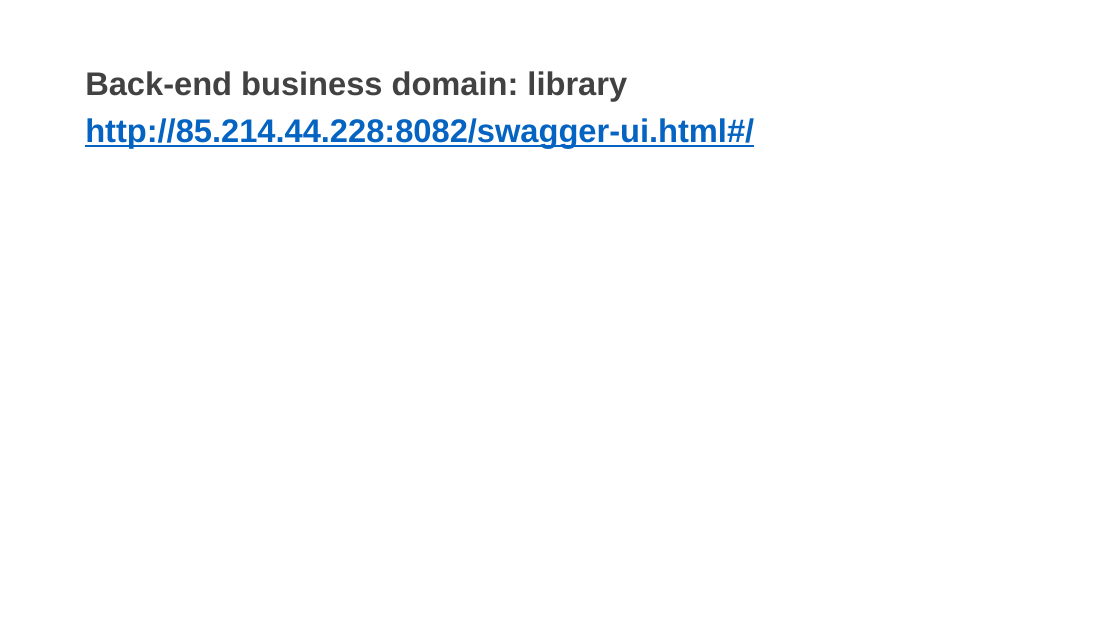
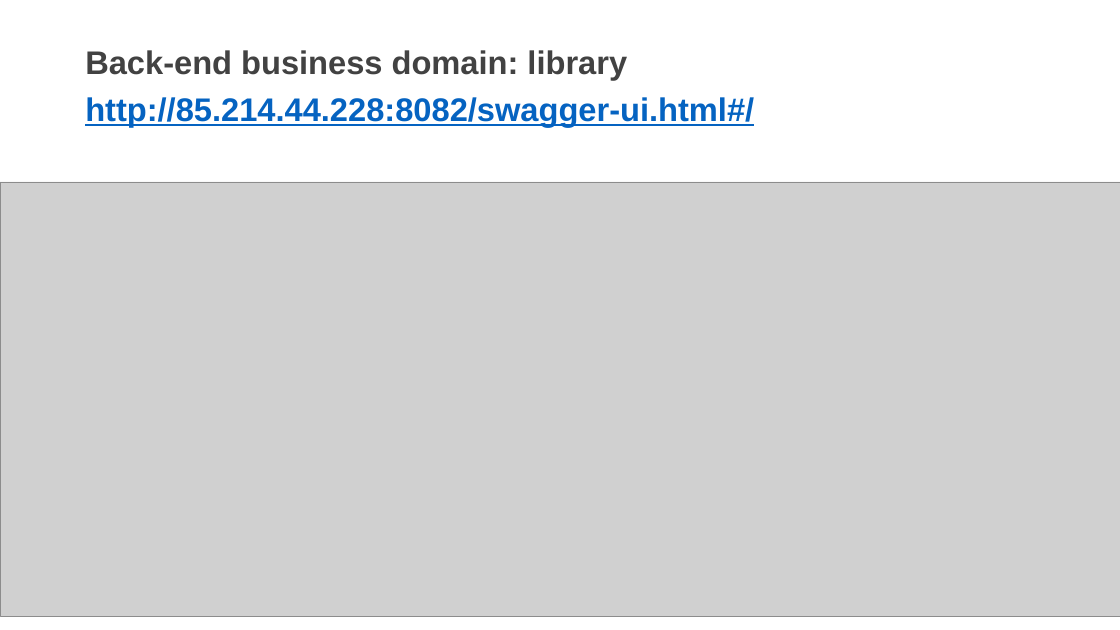
Before and after one commit to DevDay2019-AxonActive/DevDay2019---Advanced-Java, a slide deck: slide 5 of presentations/DevDay2019_Java_intro.pptx. Drawn at 1120x630 pixels with LibreOffice and Linux fonts; fonts in the diff are those of the drawing; grey boxes stand for pictures; background and template pictures are left out. Boxes give left, top, right and bottom in pixels: in the first picture for what was removed or moved away, otherwise in the second. Text is boxed around its words. In the diff, an @@ line names an element or a change of style, - is before the commit and + after.

```diff
--- a/presentations/DevDay2019_Java_intro.pptx
+++ b/presentations/DevDay2019_Java_intro.pptx
@@ text "Back-end business domain: library": place and size @@
-text "Back-end business domain: library" at (85,71,754,148)
+text "Back-end business domain: library" at (85,50,754,127)
@@ picture added at (0,182,1120,617) @@
```
Also in this commit, not shown: 2 other slides changed, 1 other file.
